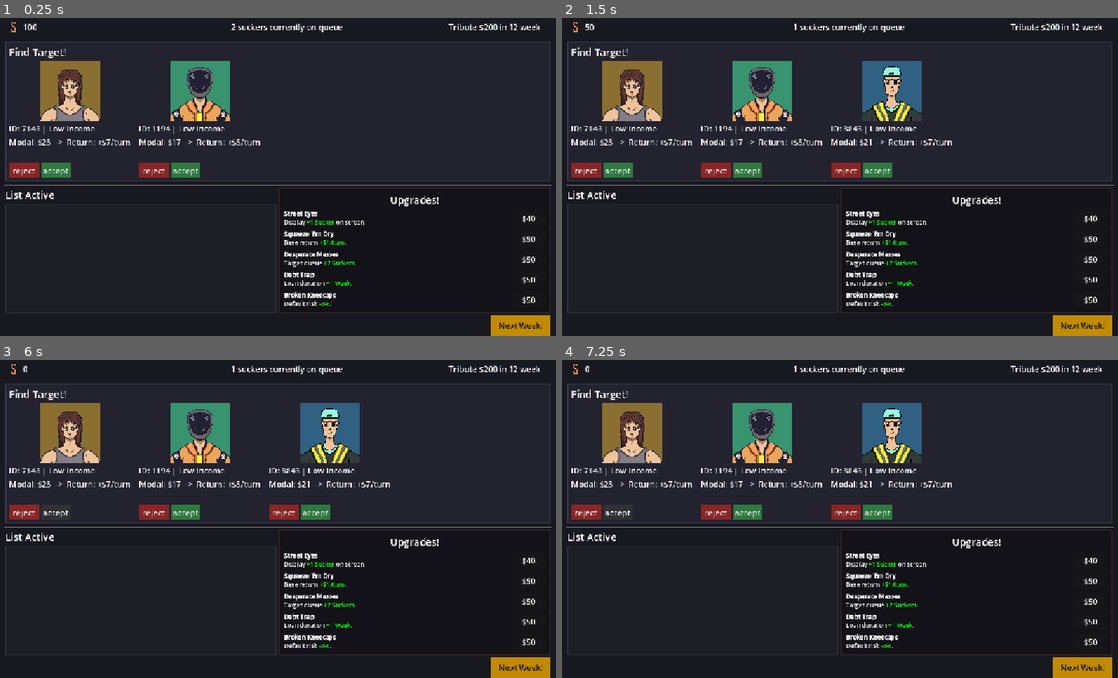
Above: before the commit, frames 1-4 (two rows, left to right).
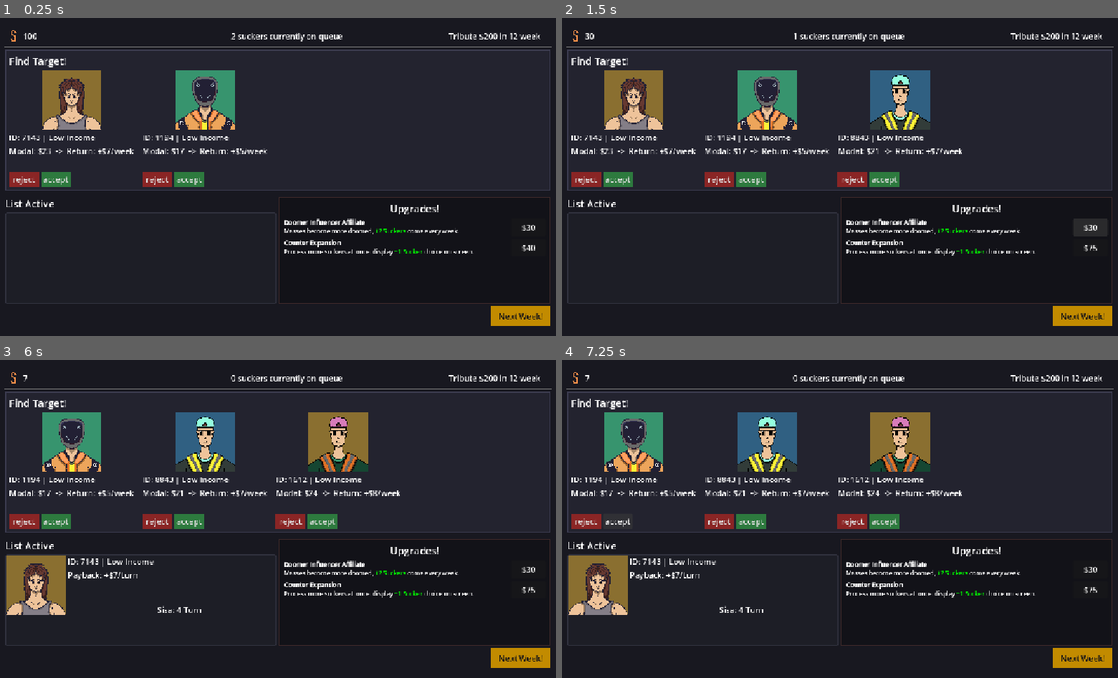
Above: after the commit, the same moments.

Repository: DwikiFebrian/galbay
Game: Godot game, scene res://main.tscn
Two runs of this game, one before a commit and one after it. Both use one fixed random seed, a clock stepped at 60 frames per second and the inputs below.
Inputs (mouse positions are in pixels of both pictures, inside the frame that each line leads up to):
- Up to frame 1 (0.25 s): no input
- Up to frame 2 (1.5 s): click "$40" at 0.5 s; click (1090, 227) at 1.25 s, where only the run after the commit has a clickable "$30"
- Up to frame 3 (6 s): click (528, 579) at 2 s, where only the run before the commit has a clickable "$50"; click (528, 588) at 2.75 s, where only the run after the commit has a clickable "$75"; click (528, 601) at 3.5 s, where only the run before the commit has a clickable "$50"; click (528, 620) at 4.25 s, where only the run before the commit has a clickable "$50"; click (528, 643) at 5 s, where only the run before the commit has a clickable "$50"; click "accept" at 5.75 s
- Up to frame 4 (7.25 s): click "accept" at 6.5 s

The runs differ from the first frame. In frame 1, 11% of the frame differs, in the area x 0-100%, y 1-100%; in frame 2, 15%; in frame 3, 19%; in frame 4, 19%.

Commit message:
upggrades

Diff:
--- a/main.gd
+++ b/main.gd
@@ -7,6 +7,14 @@
 @onready var label_queue = $"Control/Main layout/Panel atas/queue"
 @onready var container_draft = $"Control/Main layout/PanelContainer/Paneh tengah/Targetlist"
 @onready var container_aktif = $"Control/Main layout/list/VBoxContainer/Paneh bawah/PanelContainer/list nasabah"
+@onready var middle_sucker_button = $"Control/Main layout/list/upgrade/MarginContainer/list upgrade/middle sucker/middle sucker"
+@onready var high_sucker_button = $"Control/Main layout/list/upgrade/MarginContainer/list upgrade/high sucker/high sucker"
+@onready var counter_expansion_button = $"Control/Main layout/list/upgrade/MarginContainer/list upgrade/counter expansion/button"
+@onready var doomer_influencer_button = $"Control/Main layout/list/upgrade/MarginContainer/list upgrade/doomer influencer/button"
+@onready var broken_kneecaps_button = $"Control/Main layout/list/upgrade/MarginContainer/list upgrade/broken kneecaps/button"
+@onready var middle_sucker_upgrades = $"Control/Main layout/list/upgrade/MarginContainer/list upgrade/middle sucker"
+@onready var high_sucker_upgrades = $"Control/Main layout/list/upgrade/MarginContainer/list upgrade/high sucker"
+@onready var broken_kneecaps_upgrades = $"Control/Main layout/list/upgrade/MarginContainer/list upgrade/broken kneecap"
 
 var nasabah_scene = preload("res://nasabahcards.tscn")
 var active_row_scene = preload("res://nasabahaktif.tscn")
@@ -17,7 +25,7 @@
 var deadline: int = 12
 var quarter: int = 0
 var max_turn: int = 48
-var target = [200, 500, 1000, 2000]
+var target = [200, 400, 900, 1500]
 var boss_goal: int = target[0]
 var nasabah_aktif: Array = []
 var antrean_nasabah: Array = [] # buat nyimpen 12 calon nasabah per turn
@@ -37,6 +45,18 @@
 var harga_up3: int = 50
 var harga_up4: int = 50
 var harga_up5: int = 50
+var harga_counter_expansion = [40, 75]
+var harga_middle_sucker = [50, 75, 100]
+var harga_high_sucker = [100, 200, 300]
+var harga_doomer_influencer = [30, 67, 100, 200]
+var harga_broken_kneecap = [75, 140]
+
+# level upgrade
+var level_middle_sucker = 0
+var level_high_sucker = 0
+var level_counter_expansion_sucker = 0
+var level_doomer_influencer = 0
+var level_broken_kneecaps = 0
 
 # katalog manual
 var template_kelas = [
@@ -45,7 +65,7 @@
 		"modal_min": 10, "modal_max": 25,
 		"bunga_min": 0.15, "bunga_max": 0.25,
 		"return_min": 4, "return_max": 7,
-		"galbay_min": 0.07, "galbay_max": 0.15,
+		"galbay_min": 0.10, "galbay_max": 0.20,
 		"gambar": [
 			"res://sprite/low1.png",
 			"res://sprite/low2.png",
@@ -62,7 +82,7 @@
 		"modal_min": 40, "modal_max": 80,
 		"return_min": 10, "return_max": 18,
 		"bunga_min": 0.10, "bunga_max": 0.30,
-		"galbay_min": 0.05, "galbay_max": 0.10,
+		"galbay_min": 0.07, "galbay_max": 0.15,
 		"gambar": [
 			"res://sprite/middle1.png",
 			"res://sprite/middle2.png",
@@ -76,7 +96,7 @@
 		"modal_min": 100, "modal_max": 200,
 		"return_min": 25, "return_max": 40,
 		"bunga_min": 0.10, "bunga_max": 0.35,
-		"galbay_min": 0.01, "galbay_max": 0.05,
+		"galbay_min": 0.05, "galbay_max": 0.10,
 		"gambar": [
 			"res://sprite/high1.png",
 			"res://sprite/high2.png",
@@ -120,7 +140,7 @@
 			"modal": randi_range(kelas_terpilih["modal_min"], kelas_terpilih["modal_max"]),
 			"bunga": randf_range(kelas_terpilih["bunga_min"], kelas_terpilih["bunga_max"]),
 			#"cicilan_per_turn": randi_range(kelas_terpilih["return_min"], kelas_terpilih["return_max"]),
-			"peluang_galbay": max(0.01, randf_range(kelas_terpilih["galbay_min"], kelas_terpilih["galbay_max"]) - reduksi_galbay),
+			"peluang_galbay": max(0.01, randf_range(kelas_terpilih["galbay_min"], kelas_terpilih["galbay_max"]) /pow(2, level_broken_kneecaps) ),
 			"tenor": 4 + bonus_tenor,
 			"path_gambar": kelas_terpilih["gambar"].pick_random()
 		}
@@ -165,7 +185,11 @@
 
 		var baris_baru = active_row_scene.instantiate()
 		container_aktif.add_child(baris_baru)
-		baris_baru.isi_data(data)
+
+		if quarter <= 1:
+			baris_baru.isi_data_no_galbay(data)
+		else:
+			baris_baru.isi_data(data)
 
 		kartu.queue_free()
 
@@ -185,7 +209,10 @@
 		#var kartu_baru = active_row_scene.instantiate()
 		#player_cash += nasabah["cicilan_per_turn"]
 		#player_cash += nasabah.data["cicilan_per_turn"]
-		nasabah.kurangi_turn()
+		if quarter <= 1:
+			nasabah.kurangi_turn_no_galbay()
+		else:
+			nasabah.kurangi_turn()
 
 	for i in range(len(nasabah_aktif) - 1, -1, -1):
 		var nasabah = nasabah_aktif[i]
@@ -204,7 +231,6 @@
 		setor_boss()
 		current_turn = 0
 		quarter += 1
-		boss_goal = target[quarter]
 		new_quarter()
 
 	update_ui_header()
@@ -217,56 +243,102 @@
 		player_cash -= boss_goal
 
 func new_quarter():
+	if quarter == 4:
+		end_game()
+	else:
+		boss_goal = target[quarter]
+		if quarter == 1:
+			middle_sucker_upgrades.visible = true
+			high_sucker_upgrades.visible = true
+		elif quarter == 2:
+			broken_kneecaps_upgrades.visible = true
+
+func end_game():
 	pass
 
 # tombol upgrade
 
-func _on_tombolbeli_1_pressed() -> void:
-	if player_cash >= harga_up1:
-		player_cash -= harga_up1
+func _on_middle_sucker_pressed() -> void:
+	if player_cash >= harga_middle_sucker[level_middle_sucker]:
+		player_cash -= harga_middle_sucker[level_middle_sucker]
+		weight[1] += 4
+		level_middle_sucker += 1
+		update_ui_header()
+		middle_sucker_button.text ="$" +  str(harga_middle_sucker[level_middle_sucker])
+	else:
+		print("Duit kurang buat upgrade Middle Sucker")
+	if level_middle_sucker == 2:
+		middle_sucker_button.disabled = true
+
+func _on_high_sucker_pressed() -> void:
+	if player_cash >= harga_high_sucker[level_high_sucker]:
+		player_cash -= harga_high_sucker[level_high_sucker]
+		weight[1] += 5
+		level_high_sucker += 1
+		update_ui_header()
+		high_sucker_button.text ="$" +  str(harga_high_sucker[level_high_sucker])
+	else:
+		print("Duit kurang buat upgrade High Sucker")
+	if level_middle_sucker == 3:
+		middle_sucker_button.disabled = true
+
+func _on_counter_expansion_pressed() -> void:
+	if player_cash >= harga_counter_expansion[level_counter_expansion_sucker]:
+		player_cash -= harga_counter_expansion[level_counter_expansion_sucker]
 		max_tampil += 1
-		harga_up1 += 30
+		level_counter_expansion_sucker += 1
+
 		update_ui_header()
 		isi_slot_kosong()
-	else:
-		print("Duit kurang buat Upgrade 1!")
-
-
-func _on_tombolbeli_2_pressed() -> void:
-	if player_cash >= harga_up2:
-		player_cash -= harga_up2
-		bonus_return += 1
-		harga_up2 += 50
-		update_ui_header()
-	else:
-		print("Duit kurang buat Upgrade 2!")
-
-
-func _on_tombolbeli_3_pressed() -> void:
-	if player_cash >= harga_up3:
-		player_cash -= harga_up3
+
+		counter_expansion_button.text = "$" + str(harga_counter_expansion[level_counter_expansion_sucker])
+	else:
+		print("Duit kurang buat upgrade Counter Expansion!")
+
+	if level_counter_expansion_sucker == 2:
+		counter_expansion_button.disabled = true
+
+
+#func _on_tombolbeli_2_pressed() -> void:
+	#if player_cash >= harga_up2:
+		#player_cash -= harga_up2
+		#bonus_return += 1
+		#harga_up2 += 50
+		#update_ui_header()
+	#else:
+		#print("Duit kurang buat Upgrade 2!")
+
+
+func _on_doomer_influencer_pressed() -> void:
+	if player_cash >= harga_doomer_influencer[level_doomer_influencer]:
+		player_cash -= harga_doomer_influencer[level_doomer_influencer]
 		queue_length += 2
-		harga_up3 += 50
-		update_ui_header()
-	else:
-		print("Duit kurang buat Upgrade 3!")
-
-
-func _on_tombolbeli_4_pressed() -> void:
-	if player_cash >= harga_up4:
-		player_cash -= harga_up4
-		bonus_tenor += 1
-		harga_up4 += 50
-		update_ui_header()
-	else:
-		print("Duit kurang buat Upgrade 4!")
-
-
-func _on_tombolbeli_5_pressed() -> void:
-	if player_cash >= harga_up5:
-		player_cash -= harga_up5
-		reduksi_galbay += 0.03
-		harga_up5 += 50
+		level_doomer_influencer += 1
+		update_ui_header()
+	else:
+		print("Duit kurang buat upgrade Doomer Influencer!")
+
+	if level_doomer_influencer == 4:
+		doomer_influencer_button.disabled = true
+
+
+
+#func _on_tombolbeli_4_pressed() -> void:
+	#if player_cash >= harga_up4:
+		#player_cash -= harga_up4
+		#bonus_tenor += 1
+		#harga_up4 += 50
+		#update_ui_header()
+	#else:
+		#print("Duit kurang buat Upgrade 4!")
+
+
+func _on_broken_kneecap_pressed() -> void:
+	if player_cash >= harga_broken_kneecap[level_broken_kneecaps]:
+		player_cash -= harga_broken_kneecap[level_broken_kneecaps]
+		level_broken_kneecaps += 1
 		update_ui_header()
 	else:
 		print("Duit kurang buat Upgrade 5!")
+	if level_broken_kneecaps == 2:
+		broken_kneecaps_button.disabled = true
--- a/main.tscn
+++ b/main.tscn
@@ -200,94 +200,97 @@
 text = "Upgrades!"
 horizontal_alignment = 1
 
-[node name="upgrade1" type="HBoxContainer" parent="Control/Main layout/list/upgrade/MarginContainer/list upgrade" unique_id=825694176]
-layout_mode = 2
-
-[node name="infotext" type="RichTextLabel" parent="Control/Main layout/list/upgrade/MarginContainer/list upgrade/upgrade1" unique_id=1571306548]
-layout_mode = 2
-size_flags_horizontal = 3
-theme_override_font_sizes/normal_font_size = 12
-theme_override_font_sizes/bold_font_size = 12
-theme_override_font_sizes/bold_italics_font_size = 12
-theme_override_font_sizes/italics_font_size = 12
-theme_override_font_sizes/mono_font_size = 12
-bbcode_enabled = true
-text = "[b]Street Eyes[/b]
-Display [color=green]+1 Sucker[/color] on screen."
-fit_content = true
-
-[node name="tombolbeli1" type="Button" parent="Control/Main layout/list/upgrade/MarginContainer/list upgrade/upgrade1" unique_id=786783359]
+[node name="doomer influencer" type="HBoxContainer" parent="Control/Main layout/list/upgrade/MarginContainer/list upgrade" unique_id=1521715919]
+layout_mode = 2
+
+[node name="infotext" type="RichTextLabel" parent="Control/Main layout/list/upgrade/MarginContainer/list upgrade/doomer influencer" unique_id=624766120]
+layout_mode = 2
+size_flags_horizontal = 3
+theme_override_font_sizes/normal_font_size = 12
+theme_override_font_sizes/bold_font_size = 12
+theme_override_font_sizes/bold_italics_font_size = 12
+theme_override_font_sizes/italics_font_size = 12
+theme_override_font_sizes/mono_font_size = 12
+bbcode_enabled = true
+text = "[b]Doomer Influencer Affiliate[/b]
+Masses become more doomed, [color=green]+2 Suckers[/color] come every week."
+fit_content = true
+
+[node name="button" type="Button" parent="Control/Main layout/list/upgrade/MarginContainer/list upgrade/doomer influencer" unique_id=93634786]
+custom_minimum_size = Vector2(70, 35)
+layout_mode = 2
+text = "$30"
+
+[node name="counter expansion" type="HBoxContainer" parent="Control/Main layout/list/upgrade/MarginContainer/list upgrade" unique_id=825694176]
+layout_mode = 2
+
+[node name="infotext" type="RichTextLabel" parent="Control/Main layout/list/upgrade/MarginContainer/list upgrade/counter expansion" unique_id=1571306548]
+layout_mode = 2
+size_flags_horizontal = 3
+theme_override_font_sizes/normal_font_size = 12
+theme_override_font_sizes/bold_font_size = 12
+theme_override_font_sizes/bold_italics_font_size = 12
+theme_override_font_sizes/italics_font_size = 12
+theme_override_font_sizes/mono_font_size = 12
+bbcode_enabled = true
+text = "[b]Counter Expansion[/b]
+Process more suckers at once, display [color=green]+1 Sucker[/color] choice on screen."
+fit_content = true
+
+[node name="button" type="Button" parent="Control/Main layout/list/upgrade/MarginContainer/list upgrade/counter expansion" unique_id=786783359]
 custom_minimum_size = Vector2(70, 35)
 layout_mode = 2
 text = "$40"
 
-[node name="upgrade2" type="HBoxContainer" parent="Control/Main layout/list/upgrade/MarginContainer/list upgrade" unique_id=1709865997]
-layout_mode = 2
-
-[node name="infotext" type="RichTextLabel" parent="Control/Main layout/list/upgrade/MarginContainer/list upgrade/upgrade2" unique_id=1506040637]
-layout_mode = 2
-size_flags_horizontal = 3
-theme_override_font_sizes/normal_font_size = 12
-theme_override_font_sizes/bold_font_size = 12
-theme_override_font_sizes/bold_italics_font_size = 12
-theme_override_font_sizes/italics_font_size = 12
-theme_override_font_sizes/mono_font_size = 12
-bbcode_enabled = true
-text = "[b]Squeeze 'Em Dry[/b]
-Base return [color=green]+$1/turn[/color]."
-fit_content = true
-
-[node name="tombolbeli2" type="Button" parent="Control/Main layout/list/upgrade/MarginContainer/list upgrade/upgrade2" unique_id=1581557817]
+[node name="middle sucker" type="HBoxContainer" parent="Control/Main layout/list/upgrade/MarginContainer/list upgrade" unique_id=460689428]
+visible = false
+layout_mode = 2
+
+[node name="infotext" type="RichTextLabel" parent="Control/Main layout/list/upgrade/MarginContainer/list upgrade/middle sucker" unique_id=843954866]
+layout_mode = 2
+size_flags_horizontal = 3
+theme_override_font_sizes/normal_font_size = 12
+theme_override_font_sizes/bold_font_size = 12
+theme_override_font_sizes/bold_italics_font_size = 12
+theme_override_font_sizes/italics_font_size = 12
+theme_override_font_sizes/mono_font_size = 12
+bbcode_enabled = true
+text = "[b]Gambling Ring Partnership[/b]
+Lure [color=green] Middle Class [/color] suckers in, make them appear more often."
+fit_content = true
+
+[node name="middle sucker" type="Button" parent="Control/Main layout/list/upgrade/MarginContainer/list upgrade/middle sucker" unique_id=400862609]
 custom_minimum_size = Vector2(70, 35)
 layout_mode = 2
 text = "$50"
 
-[node name="upgrade3" type="HBoxContainer" parent="Control/Main layout/list/upgrade/MarginContainer/list upgrade" unique_id=1521715919]
-layout_mode = 2
-
-[node name="infotext" type="RichTextLabel" parent="Control/Main layout/list/upgrade/MarginContainer/list upgrade/upgrade3" unique_id=624766120]
-layout_mode = 2
-size_flags_horizontal = 3
-theme_override_font_sizes/normal_font_size = 12
-theme_override_font_sizes/bold_font_size = 12
-theme_override_font_sizes/bold_italics_font_size = 12
-theme_override_font_sizes/italics_font_size = 12
-theme_override_font_sizes/mono_font_size = 12
-bbcode_enabled = true
-text = "[b]Desperate Masses[/b]
-Target queue [color=green]+2 Suckers[/color]."
-fit_content = true
-
-[node name="tombolbeli3" type="Button" parent="Control/Main layout/list/upgrade/MarginContainer/list upgrade/upgrade3" unique_id=93634786]
-custom_minimum_size = Vector2(70, 35)
-layout_mode = 2
-text = "$50"
-
-[node name="upgrade4" type="HBoxContainer" parent="Control/Main layout/list/upgrade/MarginContainer/list upgrade" unique_id=41873292]
-layout_mode = 2
-
-[node name="infotext" type="RichTextLabel" parent="Control/Main layout/list/upgrade/MarginContainer/list upgrade/upgrade4" unique_id=1225803541]
-layout_mode = 2
-size_flags_horizontal = 3
-theme_override_font_sizes/normal_font_size = 12
-theme_override_font_sizes/bold_font_size = 12
-theme_override_font_sizes/bold_italics_font_size = 12
-theme_override_font_sizes/italics_font_size = 12
-theme_override_font_sizes/mono_font_size = 12
-bbcode_enabled = true
-text = "[b]Debt Trap[/b]
-Loan duration [color=green]+1 Week[/color]."
-fit_content = true
-
-[node name="tombolbeli4" type="Button" parent="Control/Main layout/list/upgrade/MarginContainer/list upgrade/upgrade4" unique_id=474643609]
-custom_minimum_size = Vector2(70, 35)
-layout_mode = 2
-text = "$50"
-
-[node name="upgrade5" type="HBoxContainer" parent="Control/Main layout/list/upgrade/MarginContainer/list upgrade" unique_id=1144999481]
-layout_mode = 2
-
-[node name="infotext" type="RichTextLabel" parent="Control/Main layout/list/upgrade/MarginContainer/list upgrade/upgrade5" unique_id=1824002813]
+[node name="high sucker" type="HBoxContainer" parent="Control/Main layout/list/upgrade/MarginContainer/list upgrade" unique_id=721438412]
+visible = false
+layout_mode = 2
+
+[node name="infotext" type="RichTextLabel" parent="Control/Main layout/list/upgrade/MarginContainer/list upgrade/high sucker" unique_id=503643420]
+layout_mode = 2
+size_flags_horizontal = 3
+theme_override_font_sizes/normal_font_size = 12
+theme_override_font_sizes/bold_font_size = 12
+theme_override_font_sizes/bold_italics_font_size = 12
+theme_override_font_sizes/italics_font_size = 12
+theme_override_font_sizes/mono_font_size = 12
+bbcode_enabled = true
+text = "[b]Private Wealth Syndicate[/b]
+Lure [color=green] High Class [/color] suckers in, make them appear more often."
+fit_content = true
+
+[node name="high sucker" type="Button" parent="Control/Main layout/list/upgrade/MarginContainer/list upgrade/high sucker" unique_id=771542463]
+custom_minimum_size = Vector2(70, 35)
+layout_mode = 2
+text = "$100"
+
+[node name="broken kneecap" type="HBoxContainer" parent="Control/Main layout/list/upgrade/MarginContainer/list upgrade" unique_id=1144999481]
+visible = false
+layout_mode = 2
+
+[node name="infotext" type="RichTextLabel" parent="Control/Main layout/list/upgrade/MarginContainer/list upgrade/broken kneecap" unique_id=1824002813]
 layout_mode = 2
 size_flags_horizontal = 3
 theme_override_font_sizes/normal_font_size = 12
@@ -297,13 +300,13 @@
 theme_override_font_sizes/mono_font_size = 12
 bbcode_enabled = true
 text = "[b]Broken Kneecaps[/b]
-Default risk [color=green]-3%[/color]."
-fit_content = true
-
-[node name="tombolbeli5" type="Button" parent="Control/Main layout/list/upgrade/MarginContainer/list upgrade/upgrade5" unique_id=23778035]
-custom_minimum_size = Vector2(70, 35)
-layout_mode = 2
-text = "$50"
+A subtle threat goes a long way, halve the [color=green]Galbay rate[/color]."
+fit_content = true
+
+[node name="button" type="Button" parent="Control/Main layout/list/upgrade/MarginContainer/list upgrade/broken kneecap" unique_id=23778035]
+custom_minimum_size = Vector2(70, 35)
+layout_mode = 2
+text = "$75"
 
 [node name="Paneh footer" type="HBoxContainer" parent="Control/Main layout" unique_id=487630468]
 layout_mode = 2
@@ -320,9 +323,9 @@
 theme_override_styles/hover = SubResource("StyleBoxFlat_272bh")
 text = "Next Week!"
 
-[connection signal="pressed" from="Control/Main layout/list/upgrade/MarginContainer/list upgrade/upgrade1/tombolbeli1" to="." method="_on_tombolbeli_1_pressed"]
-[connection signal="pressed" from="Control/Main layout/list/upgrade/MarginContainer/list upgrade/upgrade2/tombolbeli2" to="." method="_on_tombolbeli_2_pressed"]
-[connection signal="pressed" from="Control/Main layout/list/upgrade/MarginContainer/list upgrade/upgrade3/tombolbeli3" to="." method="_on_tombolbeli_3_pressed"]
-[connection signal="pressed" from="Control/Main layout/list/upgrade/MarginContainer/list upgrade/upgrade4/tombolbeli4" to="." method="_on_tombolbeli_4_pressed"]
-[connection signal="pressed" from="Control/Main layout/list/upgrade/MarginContainer/list upgrade/upgrade5/tombolbeli5" to="." method="_on_tombolbeli_5_pressed"]
+[connection signal="pressed" from="Control/Main layout/list/upgrade/MarginContainer/list upgrade/doomer influencer/button" to="." method="_on_doomer_influencer_pressed"]
+[connection signal="pressed" from="Control/Main layout/list/upgrade/MarginContainer/list upgrade/counter expansion/button" to="." method="_on_counter_expansion_pressed"]
+[connection signal="pressed" from="Control/Main layout/list/upgrade/MarginContainer/list upgrade/middle sucker/middle sucker" to="." method="_on_middle_sucker_pressed"]
+[connection signal="pressed" from="Control/Main layout/list/upgrade/MarginContainer/list upgrade/high sucker/high sucker" to="." method="_on_high_sucker_pressed"]
+[connection signal="pressed" from="Control/Main layout/list/upgrade/MarginContainer/list upgrade/broken kneecap/button" to="." method="_on_broken_kneecap_pressed"]
 [connection signal="pressed" from="Control/Main layout/Paneh footer/nextweek" to="." method="_on_nextweek_pressed"]
--- a/nasabahaktif.gd
+++ b/nasabahaktif.gd
@@ -3,7 +3,7 @@
 @onready var avatar = $avatar
 @onready var label_nama = $infokiri/nama
 @onready var label_return = $infokiri/return
-@onready var label_turn = $turn
+@onready var label_turn = $infokanan/turn
 @onready var label_peluang_galbay = $infokiri/galbay
 
 var sisa_tenor: int = 4
@@ -26,6 +26,22 @@
 	label_nama.text = "ID: " + str(data["id_nasabah"]) + " | " + str(data["tipe_kelas"])
 	label_return.text = "Payback: +$" + str(data["cicilan_per_turn"]) + "/turn"
 	label_peluang_galbay.text = "Dodging probability: " + str(tampil_peluang_galbay) + " %"
+
+	if data.has("tenor"):
+		sisa_tenor = data["tenor"]
+
+	update_teks_turn()
+
+func isi_data_no_galbay(data: Dictionary) -> void:
+	data_nasabah = data
+	status_galbay = false
+
+	if data.has("path_gambar"):
+		avatar.texture = load(data["path_gambar"])
+
+	label_nama.text = "ID: " + str(data["id_nasabah"]) + " | " + str(data["tipe_kelas"])
+	label_return.text = "Payback: +$" + str(data["cicilan_per_turn"]) + "/turn"
+	#label_peluang_galbay.text = "Dodging probability: " + str(tampil_peluang_galbay) + " %"
 
 	if data.has("tenor"):
 		sisa_tenor = data["tenor"]
@@ -60,3 +76,24 @@
 	update_teks_turn()
 	if sisa_tenor <= 0:
 		queue_free()
+
+func kurangi_turn_no_galbay() -> void:
+	if status_galbay:
+		queue_free()
+		return
+
+	#var roll_dadu = randf()
+	#
+	#if roll_dadu <= data_nasabah["peluang_galbay"]:
+		#status_galbay = true
+		#data_nasabah["is_galbay"] = true
+		#
+		#label_return.text = "GALBAY! ($0)"
+		#label_return.add_theme_color_override("font_color", Color(1, 0, 0))
+		#update_teks_turn()
+		#return
+
+	sisa_tenor -= 1
+	update_teks_turn()
+	if sisa_tenor <= 0:
+		queue_free()
--- a/nasabahaktif.tscn
+++ b/nasabahaktif.tscn
@@ -30,5 +30,11 @@
 layout_mode = 2
 size_flags_vertical = 8
 
-[node name="turn" type="Label" parent="." unique_id=793777522]
+[node name="infokanan" type="VBoxContainer" parent="." unique_id=164995316]
 layout_mode = 2
+alignment = 2
+
+[node name="turn" type="Label" parent="infokanan" unique_id=793777522]
+layout_mode = 2
+horizontal_alignment = 2
+vertical_alignment = 2
--- a/nasabahcards.gd
+++ b/nasabahcards.gd
@@ -32,7 +32,7 @@
 	data_nasabah = data
 
 	label_nama_kelas.text = "ID: " + str(data["id_nasabah"]) + " | " + str(data["tipe_kelas"])
-	label_keuntungan.text = "Modal: $" + str(data["modal"]) + "  ->  Return: +$" + str(data["cicilan_per_turn"]) + "/turn"
+	label_keuntungan.text = "Modal: $" + str(data["modal"]) + "  ->  Return: +$" + str(data["cicilan_per_turn"]) + "/week"
 
 	#var persen_galbay = int(data["peluang_galbay"] * 100)
 	#label_probabilitas.text = "Risiko Galbay: " + str(persen_galbay) + "%"
--- a/project.godot
+++ b/project.godot
@@ -12,7 +12,7 @@
 
 config/name="galbay"
 run/main_scene="uid://b0y1a1n6jv7ea"
-config/features=PackedStringArray("4.6", "Forward Plus")
+config/features=PackedStringArray("4.7", "Forward Plus")
 config/icon="res://icon.svg"
 
 [display]
